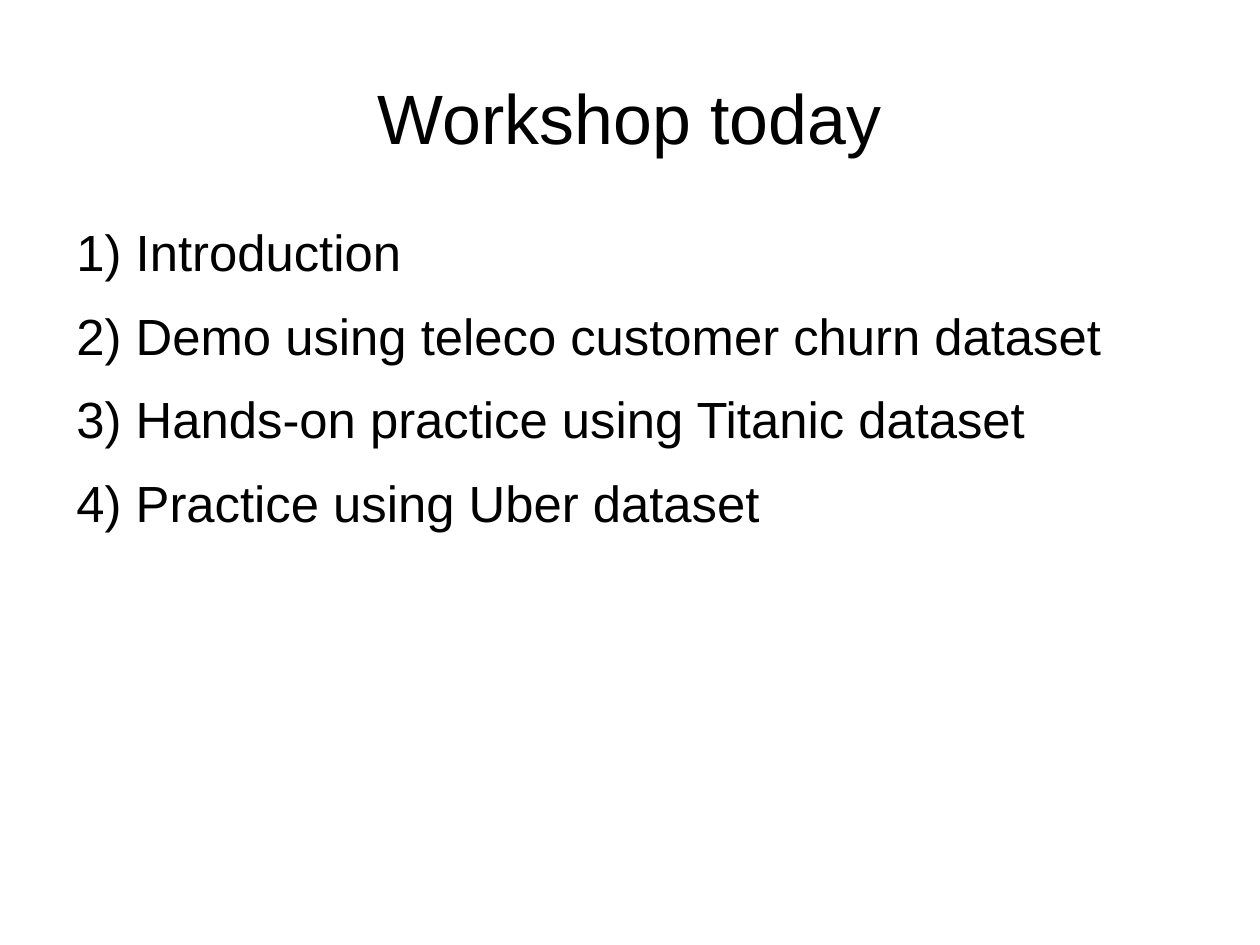
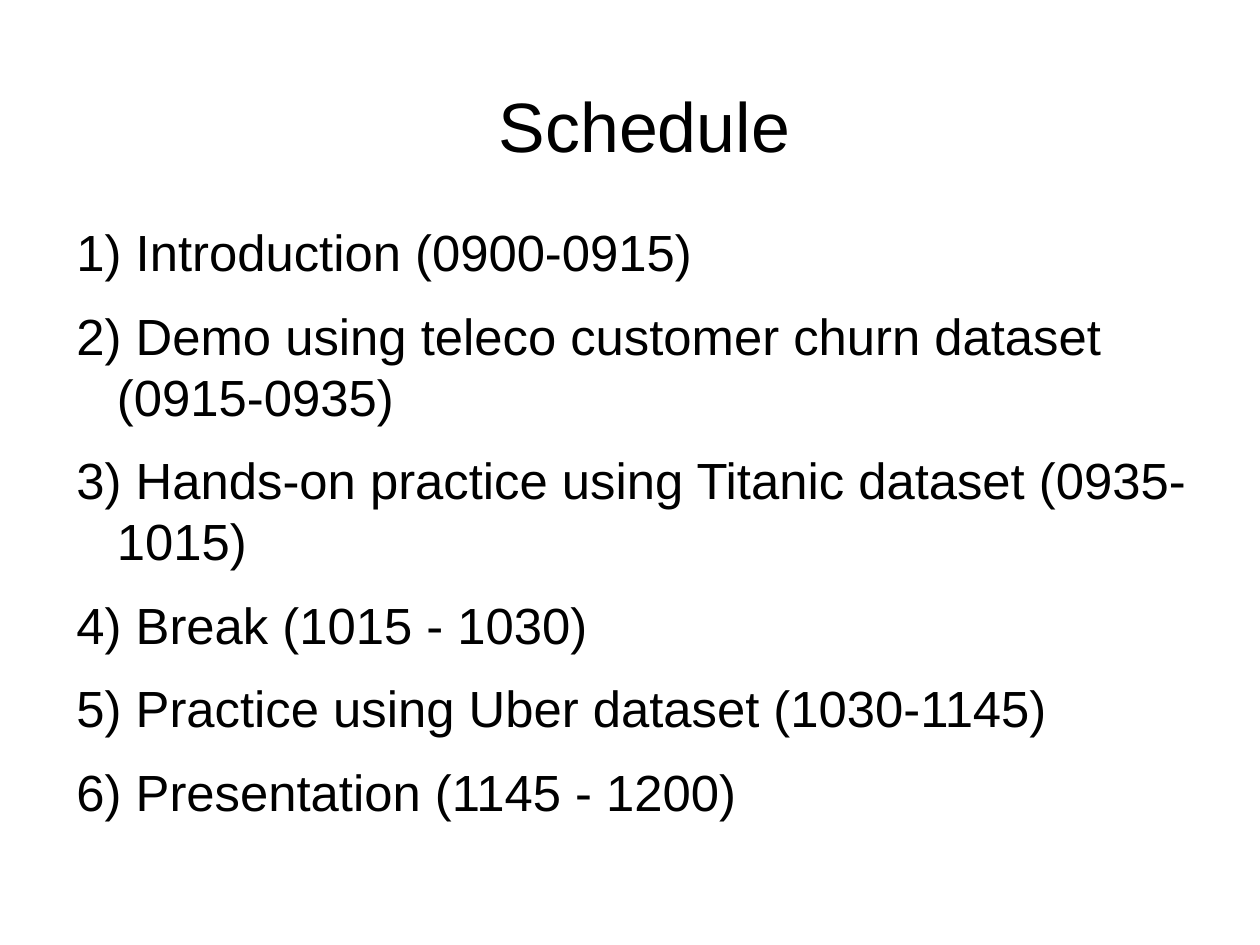
Before and after one commit to leexa90/ML_course_BII, a slide deck: slide 2 of opening_slides.odp. Drawn at 1260x945 pixels with LibreOffice and Linux fonts; fonts in the diff are those of the drawing. Boxes give left, top, right and bottom in pixels: in the first picture for what was removed or moved away, otherwise in the second. Text is boxed around its words. In the diff, an @@ line names an element or a change of style, - is before the commit and + after.

```diff
--- a/opening_slides.odp
+++ b/opening_slides.odp
@@ title removed at (378,93,881,157) @@
-Workshop today
@@ title added at (499,101,790,153), 44 pt, text #000000 @@
+Schedule
@@ text at (117,234,1186,812): text changed @@
-1) Introduction
-2) Demo using teleco customer churn dataset
-3) Hands-on practice using Titanic dataset
-4) Practice using Uber dataset
+1) Introduction (0900-0915)
+2) Demo using teleco customer churn dataset (0915-0935)
+3) Hands-on practice using Titanic dataset (0935-1015)
+4) Break (1015 - 1030)
+5) Practice using Uber dataset (1030-1145)
+6) Presentation (1145 - 1200)
```
Also in this commit, not shown: 4 other slides changed, 4 slides added, 5 other files.
